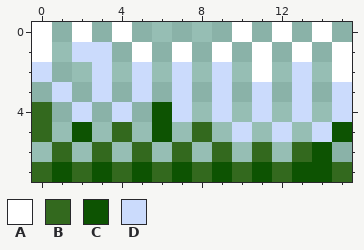
One commit to this pixel-art file: Aseprite Files/Grass.aseprite. The first picture shows the starting point.
16x8 pixels, 1 frame.
Palette (. is transparent): A #ffffff  B #33691e  C #0d5302  D #cbdbfc
Pixels before, first column x 0:
0 A.A.A.....A.A.A.
1 A.DD.A.A.A.A.A.A
2 D..D.D.D.D.A.D.A
3 .D.D.D.D.D.D.D.D
4 B.D.D.CD.D.D.D.D
5 B.C.B.C.B.D.D.DC
6 .B.B.B.B.B.B.BC.
7 BCBCBCBCBCBCBCCB
Now the later version:
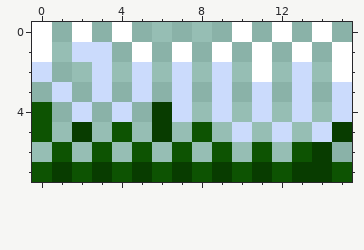
Edits made:
colour B: #33691e -> #0d5302
colour C: #0d5302 -> #083c00
